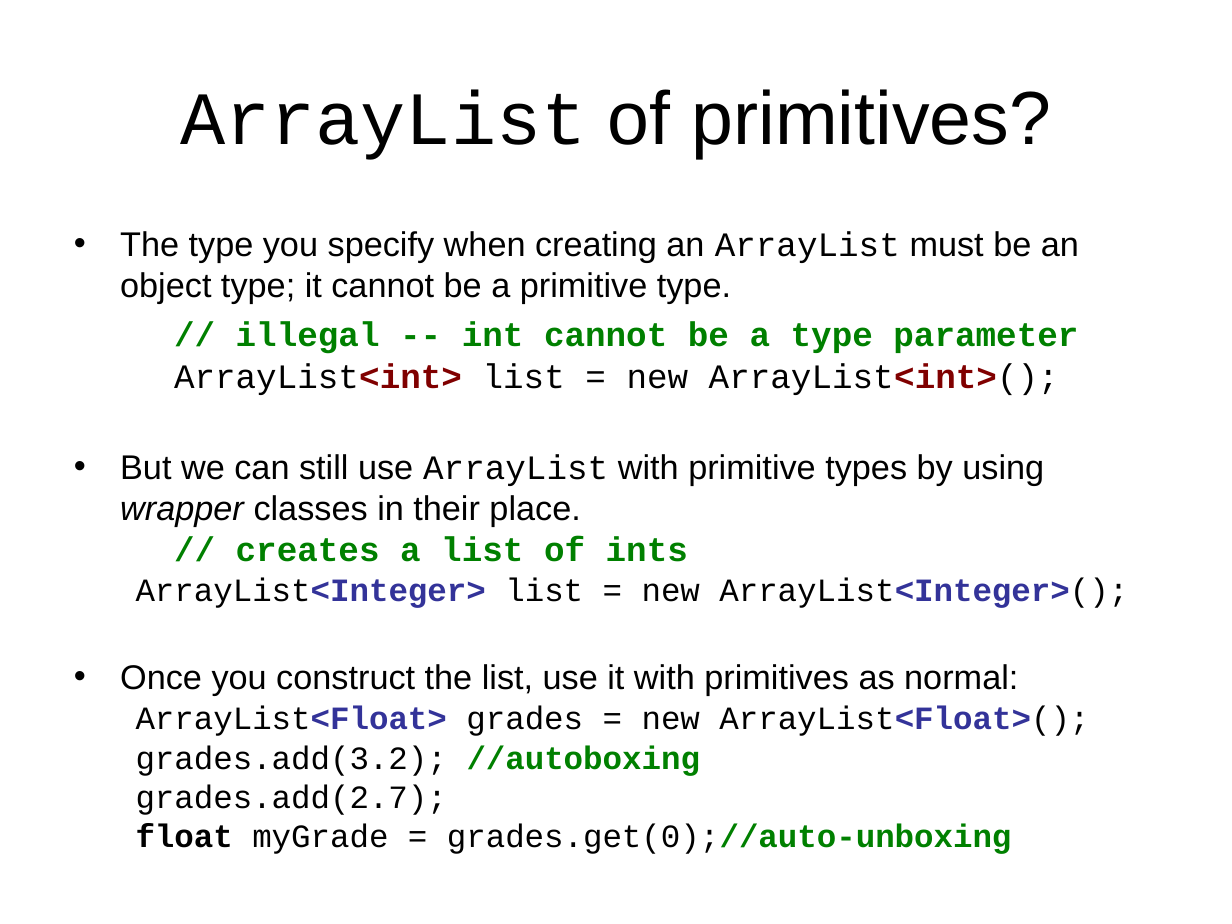
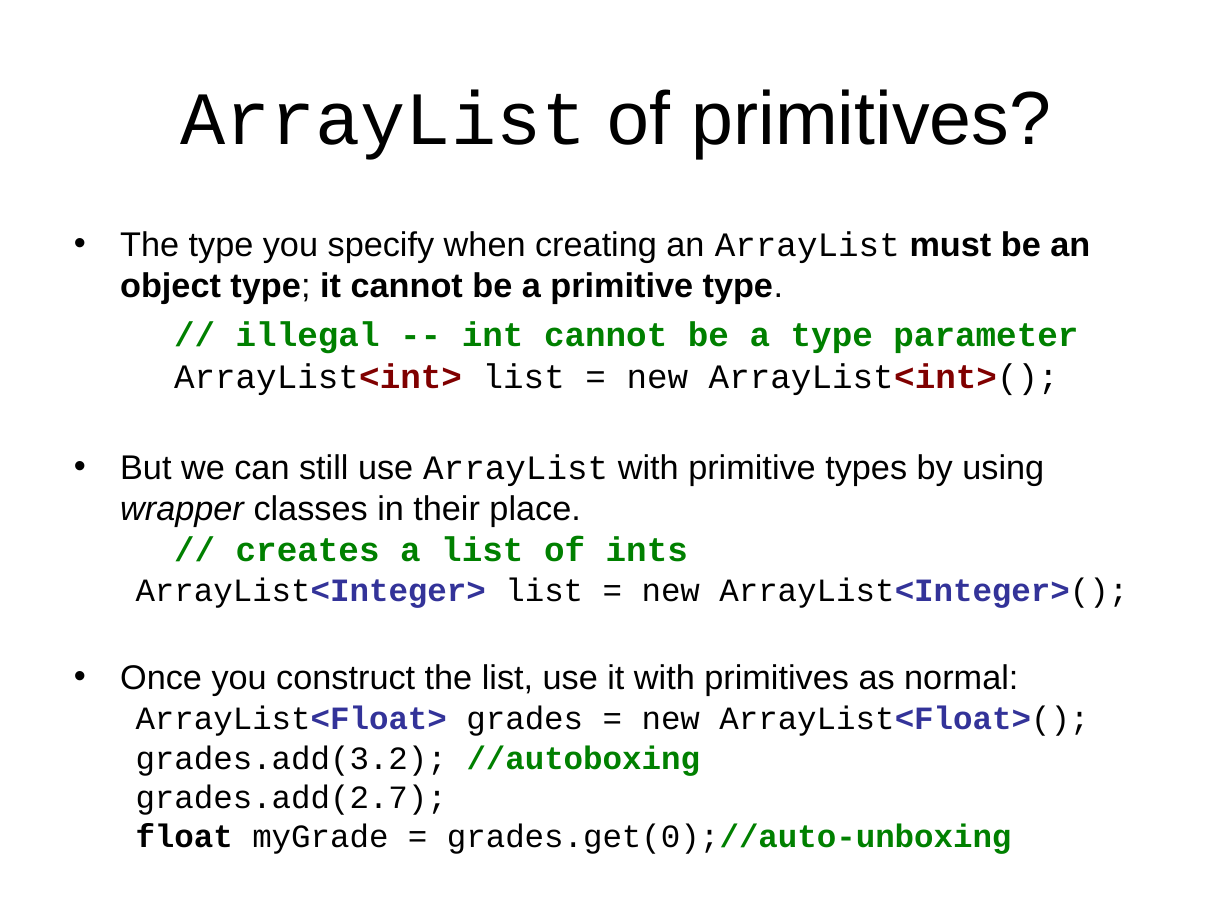
Before and after one commit to LongBaoNguyen/longbaonguyen.github.io, a slide deck: slide 10 of courses/apcsp/lecture13.ppt (slide 13 before the commit). Drawn at 1232x924 pixels with LibreOffice and Linux fonts; fonts in the diff are those of the drawing; background and template pictures are left out. Boxes give left, top, right and bottom in pixels: in the first picture for what was removed or moved away, otherwise in the second. Text is boxed around its words. In the diff, an @@ line names an element or a change of style, - is before the commit and + after.

Commit message:
arraylist

```diff
--- a/courses/apcsp/lecture13.ppt
+++ b/courses/apcsp/lecture13.ppt
@@ text at (x1=120, y1=231, x2=1090, y2=303): bold on in "must be an object type; it cannot ..." @@
```
Also in this commit, not shown: 13 other slides changed, 1 slide added, 2 slides removed, 6 other files.
